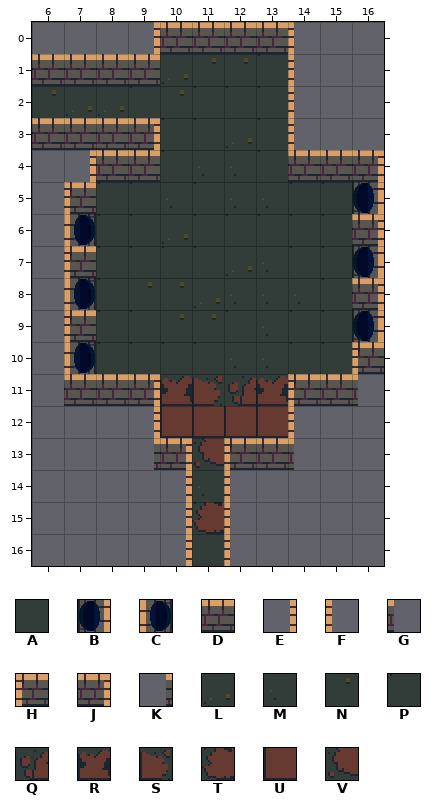
A Tiled map gets an edit: core/assets/levels/crossy-road-2.tmx. The first picture shows the starting point.
Cells are 32x32 px. Shown: x 6..16, y 0..16.
Key: from "brown": A 1, B 5, C 6, D 11, E 13, F 14, G 20, H 21, J 22, K 23, L 26, M 27, N 36, P 54, Q 60, R 61, S 62, T 70, U 71, V 80.
_ is an empty cell.
Layers that did not change in this view are not listed.
Layer "ground" before, first column x 6:
 0 ___________
 1 ____LNNP___
 2 _LLPNPPP___
 3 ____PPLP___
 4 ____PMMP___
 5 __PPMPMMPP_
 6 __PPLPPPPP_
 7 __PPPPLMPP_
 8 __PNNLMMMP_
 9 __PPNNPMPP_
10 __PPPPMMPP_
11 ____RSQR___
12 ____UUUU___
13 _____V_____
14 _____M_____
15 _____T_____
16 ___________
Layer "walls" before, first column x 6:
 0 ___EDDDDF__
 1 DDDD____F__
 2 N_______F__
 3 DDDJ____F__
 4 _EDD____DDJ
 5 _H________B
 6 _C________J
 7 _H________B
 8 _C________J
 9 _H________B
10 _C________H
11 _DDJ____HDG
12 ___E____F__
13 ___KJ_HDG__
14 ____E_F____
15 ____E_F____
16 ____EAF____
And afterwards:
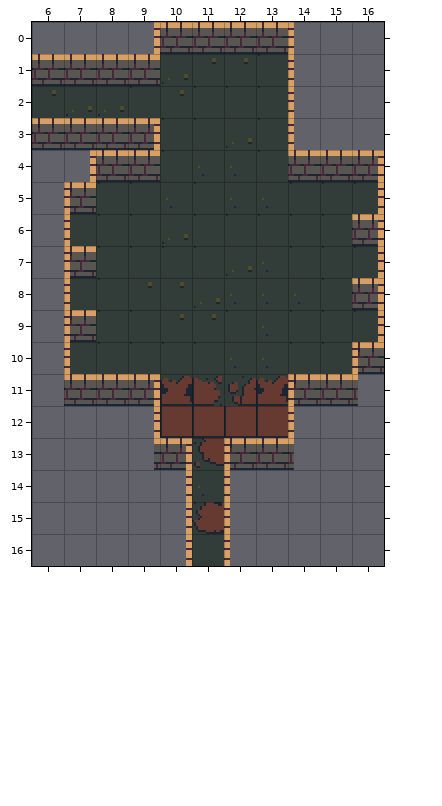
The edit:
Changed rows in their new state; . is an unchanged cell.
Layer "ground":
first column x 7:
 5 .........P
 6 P.........
 7 .........P
 8 P.........
 9 .........P
10 P.........
Layer "walls":
first column x 7:
 5 .........E
 6 F.........
 7 .........E
 8 F.........
 9 .........E
10 F.........
